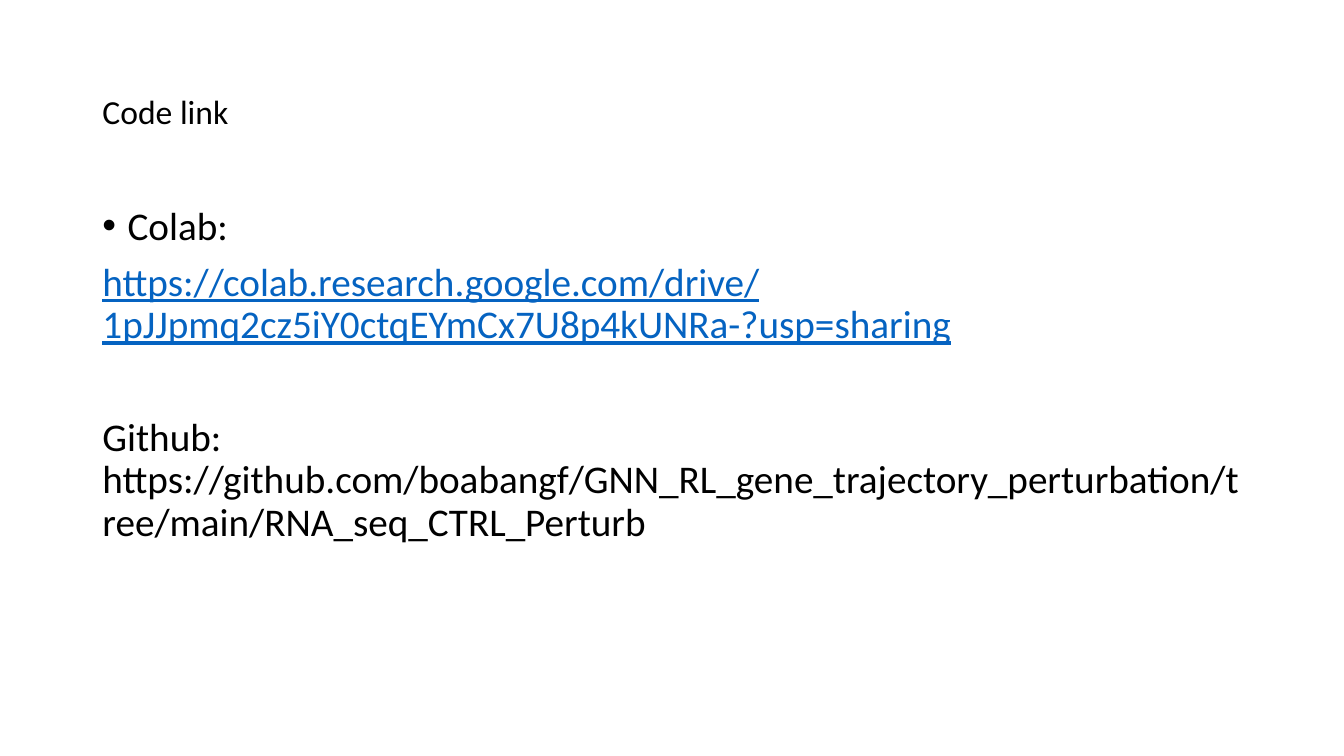
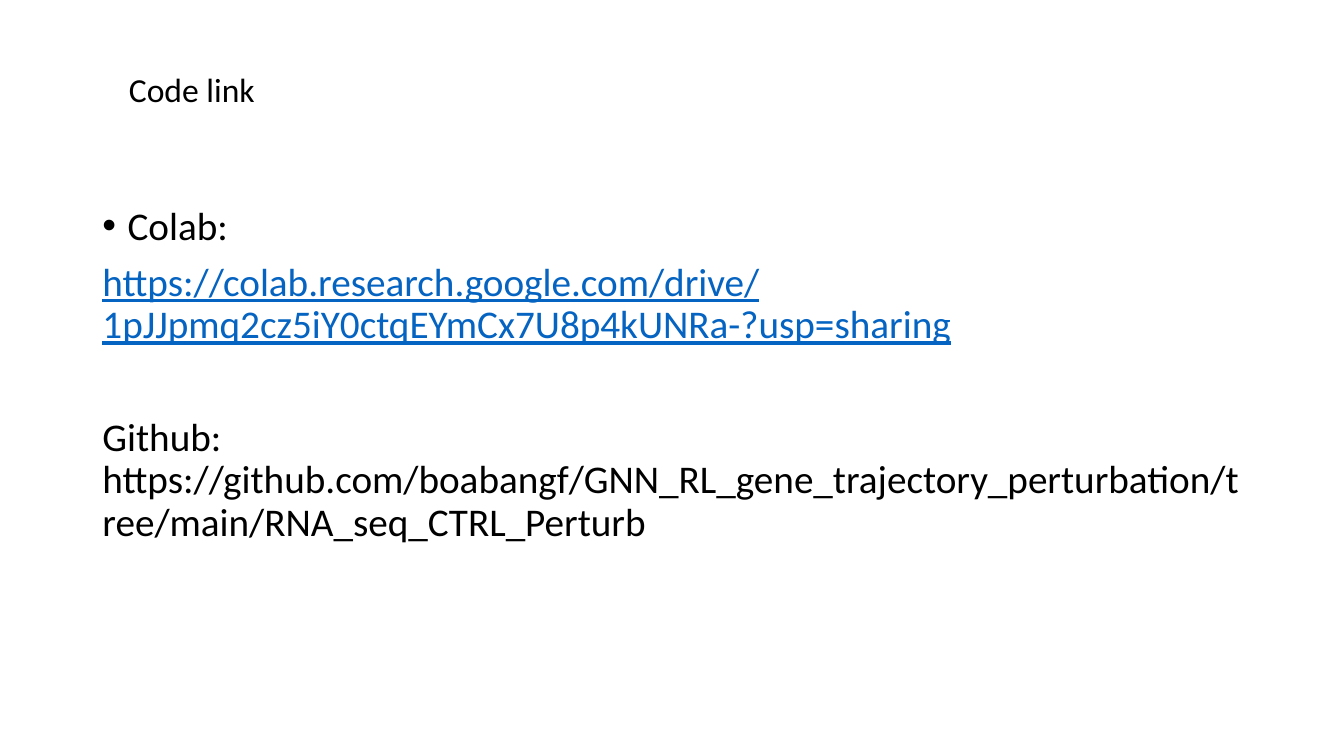
Before and after one commit to boabangf/GNN_RL_gene_trajectory_perturbation, a slide deck: slide 11 of ppt slides for omic codeathon (1) (1).pptx. Drawn at 1344x756 pixels with LibreOffice and Linux fonts; fonts in the diff are those of the drawing. Boxes give left, top, right and bottom in pixels: in the first picture for what was removed or moved away, otherwise in the second. Text is boxed around its words. In the diff, an @@ line names an element or a change of style, - is before the commit and + after.

```diff
--- a/ppt slides for omic codeathon (1) (1).pptx
+++ b/ppt slides for omic codeathon (1) (1).pptx
@@ title "Code link" moved from (x1=102, y1=100, x2=228, y2=125) to (x1=129, y1=78, x2=254, y2=103) @@
```
Also in this commit, not shown: 11 other slides changed, 1 slide added.
